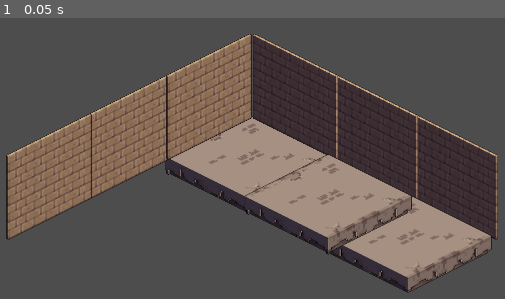
Above: before the commit, frame 1.
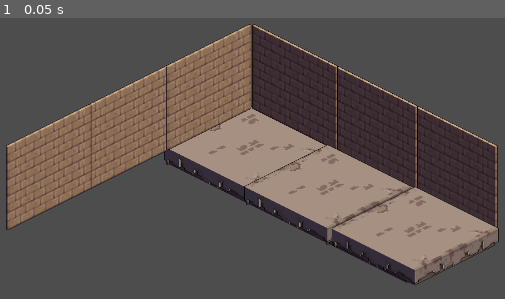
Above: after the commit, the same moment.

Repository: Precipice-Games/WhispersOfTheFallen
Game: Godot game, scene res://level 1.tscn
The game is run twice, just before and just after one commit, with the same random seed, the same clock (stepped at 60 frames per second) and the same inputs. The project has no main scene, so this scene is started directly.
Inputs:
- Up to frame 1 (0.05 s): no input

The runs differ from the first frame. In frame 1, 17% of the frame differs, in the area x 1-99%, y 2-98%.

Commit message:
New Level Design Assets

Diff:
--- a/level 1.tscn
+++ b/level 1.tscn
@@ -5,4 +5,9 @@
 [node name="Node2D" type="Node2D"]
 
 [node name="TileMap" parent="." instance=ExtResource("1_t86tm")]
+position = Vector2(-1, -23)
 layer_0/tile_data = PackedInt32Array(2162732, 0, 0, 2162745, 65536, 0, 2555973, 65536, 0, 2949201, 65536, 0, 2555936, 0, 0, 2949140, 0, 0, 2818098, 6, 0, 3604554, 6, 0, 3211326, 6, 0)
+
+[node name="TileMap2" parent="." instance=ExtResource("1_t86tm")]
+position = Vector2(1, -2)
+layer_0/tile_data = PackedInt32Array(3539019, 6, 0)
Binary file added: ART/Isometric/Blocks/BrickBlock_01.png
Not shown, added: ART/Isometric/Blocks/BrickBlock_01.png.import
Binary file added: ART/Isometric/Blocks/BrickBlock_Corner_01.png
Not shown, added: ART/Isometric/Blocks/BrickBlock_Corner_01.png.import
Binary file added: ART/Isometric/Blocks/BrickBlock_Corner_Tall_01.png
Not shown, added: ART/Isometric/Blocks/BrickBlock_Corner_Tall_01.png.import
Binary file added: ART/Isometric/Blocks/BrickBlock_Corner_Tall_Bottom_01.png
Not shown, added: ART/Isometric/Blocks/BrickBlock_Corner_Tall_Bottom_01.png.import
Binary file added: ART/Isometric/Blocks/BrickBlock_Tall_01.png
Not shown, added: ART/Isometric/Blocks/BrickBlock_Tall_01.png.import
Binary file added: ART/Isometric/Blocks/BrickBlock_Tall_Bottom_01.png
Not shown, added: ART/Isometric/Blocks/BrickBlock_Tall_Bottom_01.png.import
(and 512 more such lines)
